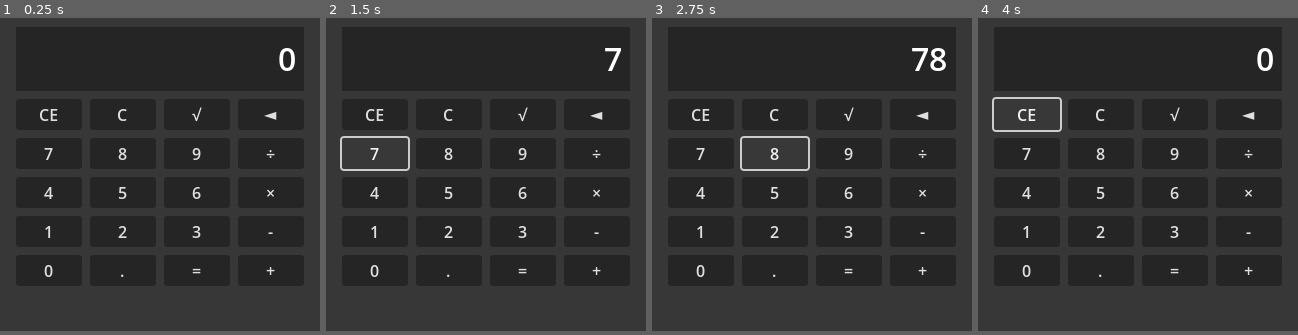
Above: before the commit, frames 1-4 (left to right).
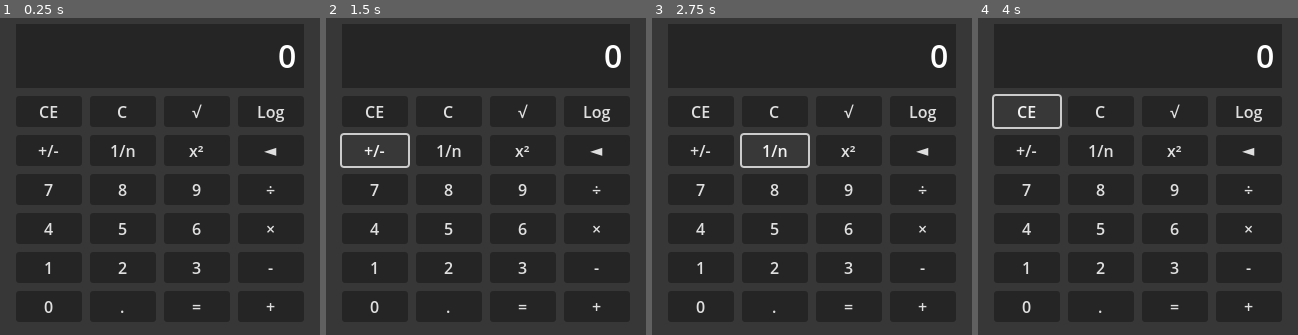
Above: after the commit, the same moments.

Repository: pmatos2000/godot_calculator
Game: Godot game, scene res://calculator.tscn
Two runs of this game, one before a commit and one after it. Both use one fixed random seed, a clock stepped at 60 frames per second and the inputs below.
Inputs (mouse positions are in pixels of both pictures, inside the frame that each line leads up to):
- Up to frame 1 (0.25 s): no input
- Up to frame 2 (1.5 s): click (598, 109) at 0.5 s, where only the run after the commit has a clickable "Log"; click (374, 147) at 1.25 s, where only the run after the commit has a clickable "+/-"
- Up to frame 3 (2.75 s): click (773, 147) at 2 s, where only the run after the commit has a clickable "1/n"
- Up to frame 4 (4 s): click (1176, 147) at 2.75 s, where only the run after the commit has a clickable "x²"; click "CE" at 3.5 s
The window is 320x320 before the commit and 320x324 after it. Grey fills any space a smaller window leaves; there, only what the larger window draws over its background counts as a difference.

The runs differ from the first frame. In frame 1, 2.1% of the frame differs, in the area x 11-93%, y 8-94%; in frame 2, 2.7%; in frame 3, 2.9%; in frame 4, 2.7%.

Commit message:
Novos botões

Diff:
--- a/calculator.tscn
+++ b/calculator.tscn
@@ -83,6 +83,31 @@
 size_flags_vertical = 3
 text = "√"
 
+[node name="Log" type="Button" parent="Background/MarginContainer/VBoxContainer/GridContainer" groups=["botão"]]
+layout_mode = 2
+size_flags_horizontal = 3
+size_flags_vertical = 3
+text = "Log
+"
+
+[node name="Sinais" type="Button" parent="Background/MarginContainer/VBoxContainer/GridContainer" groups=["botão"]]
+layout_mode = 2
+size_flags_horizontal = 3
+size_flags_vertical = 3
+text = "+/-"
+
+[node name="Inverso" type="Button" parent="Background/MarginContainer/VBoxContainer/GridContainer" groups=["botão"]]
+layout_mode = 2
+size_flags_horizontal = 3
+size_flags_vertical = 3
+text = "1/n"
+
+[node name="Quadrado" type="Button" parent="Background/MarginContainer/VBoxContainer/GridContainer" groups=["botão"]]
+layout_mode = 2
+size_flags_horizontal = 3
+size_flags_vertical = 3
+text = "x²"
+
 [node name="Backspace" type="Button" parent="Background/MarginContainer/VBoxContainer/GridContainer" groups=["botão"]]
 layout_mode = 2
 size_flags_horizontal = 3
--- a/project.godot
+++ b/project.godot
@@ -18,7 +18,7 @@
 [display]
 
 window/size/viewport_width=320
-window/size/viewport_height=320
+window/size/viewport_height=324
 
 [rendering]
 
